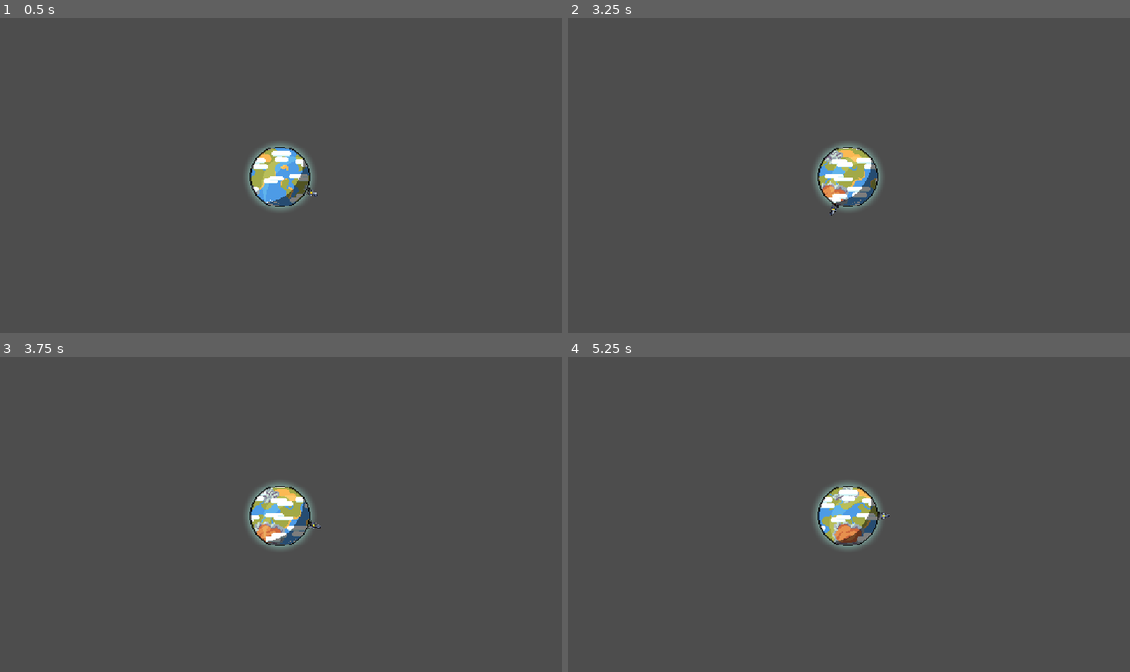
Above: before the commit, frames 1-4 (two rows, left to right).
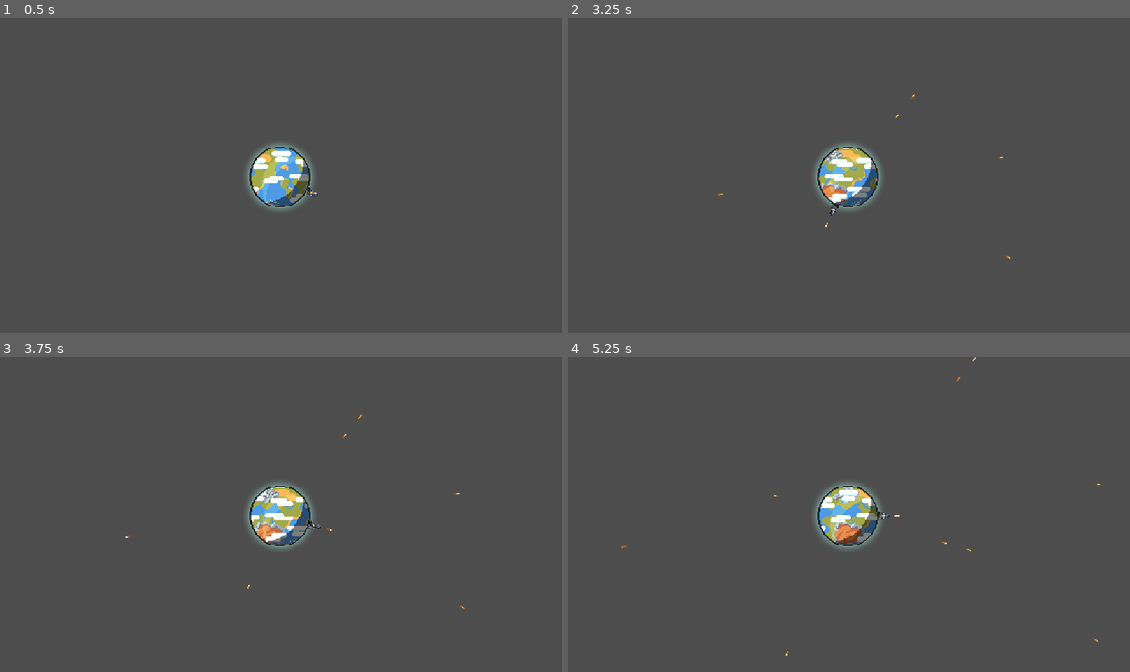
Above: after the commit, the same moments.

Repository: jeanleny/GalacticBouillabaisse
Game: Godot game, scene res://Scenes/game.tscn
Two runs of this game, one before a commit and one after it. Both use one fixed random seed, a clock stepped at 60 frames per second and the inputs below. The project has no main scene, so this scene is started directly.
Inputs (mouse positions are in pixels of both pictures, inside the frame that each line leads up to):
- Up to frame 1 (0.5 s): no input
- Up to frame 2 (3.25 s): move the mouse to (972, 159) at 0.52 s; move the mouse to (736, 191) at 1.27 s; move the mouse to (905, 106) at 2.02 s; move the mouse to (820, 241) at 2.77 s
- Up to frame 3 (3.75 s): move the mouse to (449, 564) at 3.52 s
- Up to frame 4 (5.25 s): move the mouse to (680, 467) at 4.27 s; move the mouse to (877, 514) at 5.02 s

Frame 1 is identical in both runs. In frame 2, less than 0.1% of the frame differs, in the area x 26-79%, y 24-77%; in frame 3, less than 0.1%; in frame 4, less than 0.1%, in the area x 9-95%, y 0-96%.

Commit message:
shooting system

Diff:
--- a/galactic-bouillabaisse/Scenes/Characters/player.tscn
+++ b/galactic-bouillabaisse/Scenes/Characters/player.tscn
@@ -2,6 +2,10 @@
 
 [ext_resource type="Script" uid="uid://dkyton4ma16vw" path="res://Script/player.gd" id="1_cvnsp"]
 [ext_resource type="Texture2D" uid="uid://bgmwylg6djmde" path="res://Asset/player/canon.png" id="2_6t5aa"]
+
+[sub_resource type="CapsuleShape2D" id="CapsuleShape2D_ls22v"]
+radius = 17.000002
+height = 66.0
 
 [node name="Player" type="Node2D" unique_id=1576080420]
 
@@ -9,7 +13,14 @@
 position = Vector2(200, 0)
 script = ExtResource("1_cvnsp")
 
+[node name="CollisionShape2D" type="CollisionShape2D" parent="Canon" unique_id=1040790106]
+rotation = 1.5707964
+shape = SubResource("CapsuleShape2D_ls22v")
+
 [node name="Sprite2D" type="Sprite2D" parent="Canon" unique_id=1623039854]
 rotation = 1.5707964
 scale = Vector2(0.8, 0.8)
 texture = ExtResource("2_6t5aa")
+
+[node name="ShootingPoint" type="Marker2D" parent="Canon" unique_id=789363618]
+position = Vector2(50, 0)
--- /dev/null
+++ b/galactic-bouillabaisse/Scenes/Characters/shoot.gd
@@ -0,0 +1,11 @@
+extends Area2D
+
+var speed = 50
+var direction = Vector2.RIGHT
+
+func _process(delta) -> void:
+	global_position += direction * speed * delta
+
+
+func _on_visible_on_screen_notifier_2d_screen_exited() -> void:
+	queue_free()
--- /dev/null
+++ b/galactic-bouillabaisse/Scenes/Characters/shoot.tscn
@@ -0,0 +1,23 @@
+[gd_scene format=3 uid="uid://d1xd4wthtxclo"]
+
+[ext_resource type="Script" uid="uid://cnemtdve8raos" path="res://Scenes/Characters/shoot.gd" id="1_lnqac"]
+[ext_resource type="Texture2D" uid="uid://bybgq3cnanu7t" path="res://Asset/shoot/19.png" id="1_p1ylp"]
+
+[sub_resource type="CapsuleShape2D" id="CapsuleShape2D_ls22v"]
+radius = 11.0
+height = 138.0
+
+[node name="Shoot" type="Area2D" unique_id=1441260386]
+scale = Vector2(0.185, 0.185)
+script = ExtResource("1_lnqac")
+
+[node name="Sprite2D" type="Sprite2D" parent="." unique_id=287950942]
+texture = ExtResource("1_p1ylp")
+
+[node name="CollisionShape2D" type="CollisionShape2D" parent="." unique_id=13049717]
+rotation = 1.5707964
+shape = SubResource("CapsuleShape2D_ls22v")
+
+[node name="VisibleOnScreenNotifier2D" type="VisibleOnScreenNotifier2D" parent="." unique_id=642640804]
+
+[connection signal="screen_exited" from="VisibleOnScreenNotifier2D" to="." method="_on_visible_on_screen_notifier_2d_screen_exited"]
--- a/galactic-bouillabaisse/Script/player.gd
+++ b/galactic-bouillabaisse/Script/player.gd
@@ -1,8 +1,30 @@
 extends Node2D
 
-const ORBIT_RADIUS = 200.0
+const ORBIT_RADIUS = 200.0 #Diamètre de la planete
+@onready var SHOOT_SCENE = preload("res://Scenes/Characters/shoot.tscn")
+@onready var SHOOTING_POINT = $ShootingPoint
+
+var shoot_interval = 0.5
+var shoot_timer = 0.0
+
 
 func _process(_delta):
+
+	# Actualiser la position et direction du canon
 	var direction = get_global_mouse_position() - get_parent().global_position
 	position = direction.normalized() * ORBIT_RADIUS
 	rotation = direction.angle()
+
+	# Tirer automatiquement
+	shoot_timer += _delta
+	if shoot_timer >= shoot_interval:
+		shoot_timer = 0.0
+		shoot(rotation)
+
+# Fonction de tir : instancie une scène projectile
+func shoot(rotation):
+	var projectile = SHOOT_SCENE.instantiate()
+	get_parent().add_child(projectile)
+	projectile.global_position = SHOOTING_POINT.global_position
+	projectile.rotation = rotation
+	projectile.direction = Vector2.RIGHT.rotated(rotation)
Binary file added: galactic-bouillabaisse/Asset/shoot/19.png
Not shown, added: galactic-bouillabaisse/Asset/shoot/19.png.import
Not shown, added: galactic-bouillabaisse/Scenes/Characters/shoot.gd.uid
